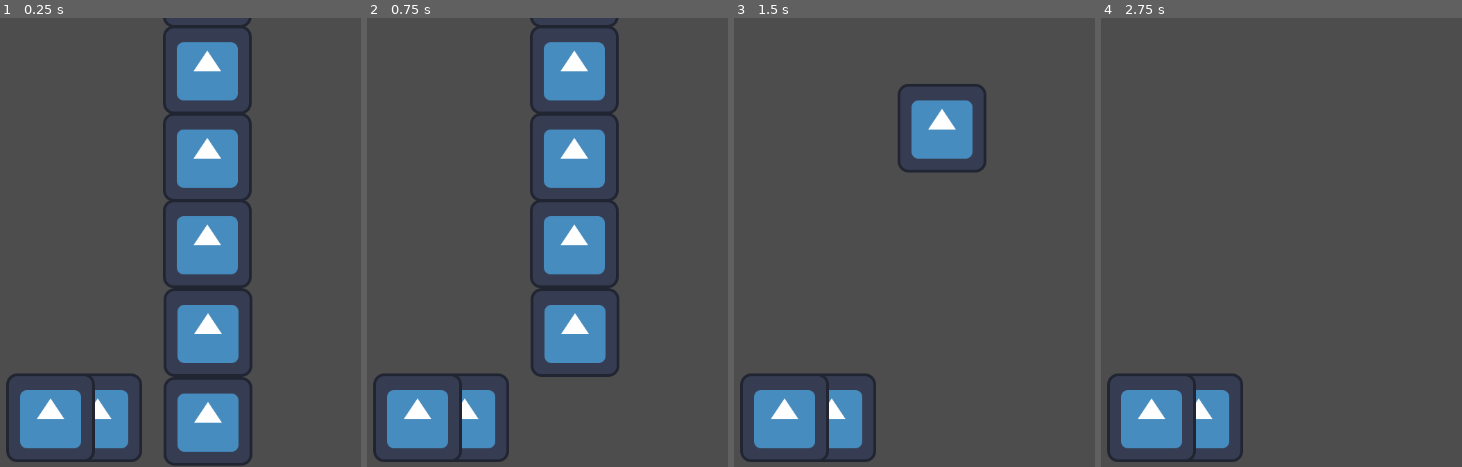
Above: before the commit, frames 1-4 (left to right).
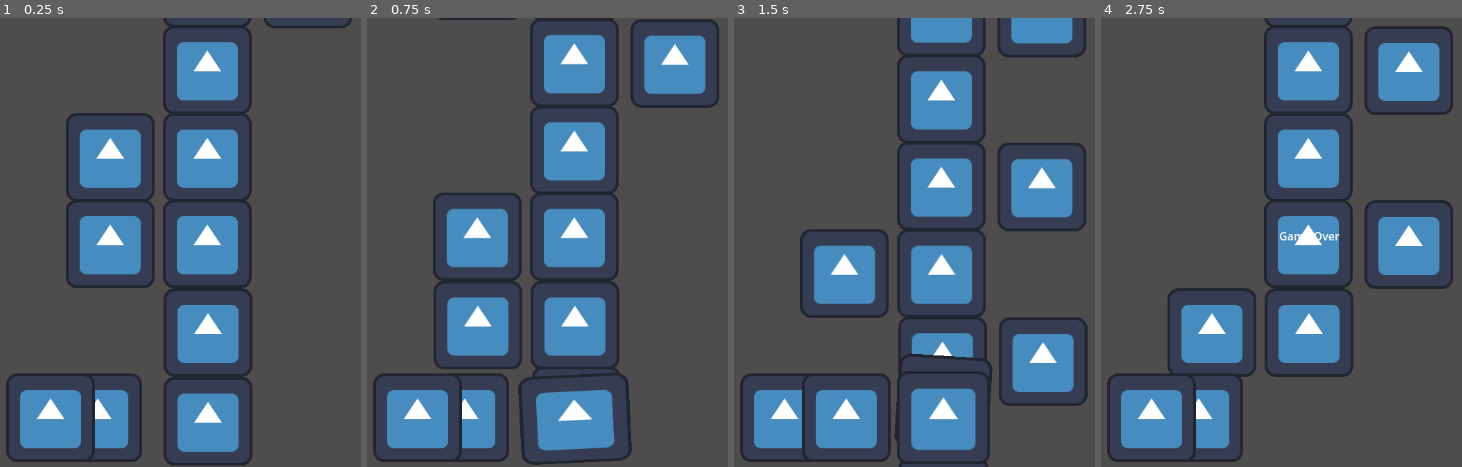
Above: after the commit, the same moments.

Repository: giovanemachado/timbergdtman
Game: Godot game, scene res://src/Main.tscn
Two runs of this game, one before a commit and one after it. Both use one fixed random seed, a clock stepped at 60 frames per second and the inputs below. The engine's default icon, where the game draws it, is replaced by a stand-in: a white triangle on a blue panel in a dark square.
Inputs:
- Up to frame 1 (0.25 s): no input
- Up to frame 2 (0.75 s): tap Enter at 0.5 s; hold D (cut_right) from 0.53 s (still down)
- Up to frame 3 (1.5 s): release D (cut_right) at 1.28 s; hold A (cut_left) from 1.28 s (still down)
- Up to frame 4 (2.75 s): release A (cut_left) at 2.03 s; hold D (cut_right) from 2.03 s (still down)

The runs differ from the first frame. In frame 1, 5.8% of the frame differs, in the area x 18-98%, y 0-61%; in frame 2, 17%; in frame 3, 26%, in the area x 18-99%, y 0-100%; in frame 4, 19%.
Error before the commit: Invalid access of index '0' on a base object of type: 'Array'. (res://src/tree/tree.gd:35)

Commit message:
add game over, fix branchs spawn

Diff:
--- a/src/Main.tscn
+++ b/src/Main.tscn
@@ -1,9 +1,10 @@
-[gd_scene load_steps=5 format=3 uid="uid://bh45mhydyuxn7"]
+[gd_scene load_steps=6 format=3 uid="uid://bh45mhydyuxn7"]
 
 [ext_resource type="Script" path="res://src/tree/tree.gd" id="1_cqndx"]
 [ext_resource type="PackedScene" uid="uid://dg7cfeaaojmya" path="res://src/tree/TreeTuck.tscn" id="2_6myp2"]
 [ext_resource type="Script" path="res://src/player/player.gd" id="3_n0jcn"]
 [ext_resource type="Texture2D" uid="uid://d0ip05whua6kq" path="res://icon.svg" id="4_p54rr"]
+[ext_resource type="Script" path="res://src/ui.gd" id="5_ag6r4"]
 
 [node name="Main" type="Node2D"]
 metadata/_edit_vertical_guides_ = [561.0]
@@ -22,24 +23,30 @@
 
 [node name="TreeTuck" parent="Tree" instance=ExtResource("2_6myp2")]
 position = Vector2(558, 584)
+branch_side = 2
 
 [node name="TreeTuck2" parent="Tree" instance=ExtResource("2_6myp2")]
 position = Vector2(558, 456)
+branch_side = 2
 
 [node name="TreeTuck3" parent="Tree" instance=ExtResource("2_6myp2")]
 position = Vector2(557, 328)
+branch_side = 1
 
 [node name="TreeTuck4" parent="Tree" instance=ExtResource("2_6myp2")]
 position = Vector2(557, 203)
+branch_side = 1
 
 [node name="TreeTuck5" parent="Tree" instance=ExtResource("2_6myp2")]
 position = Vector2(557, 77)
+branch_side = 2
 
 [node name="TreeTuck6" parent="Tree" instance=ExtResource("2_6myp2")]
 position = Vector2(557, -48)
 
 [node name="TreeTuck7" parent="Tree" instance=ExtResource("2_6myp2")]
 position = Vector2(557, -174)
+branch_side = 1
 
 [node name="Timer" type="Timer" parent="Tree"]
 one_shot = true
@@ -57,5 +64,16 @@
 
 [node name="AnimationPlayer" type="AnimationPlayer" parent="Player"]
 
+[node name="UI" type="Node2D" parent="."]
+script = ExtResource("5_ag6r4")
+
+[node name="GameOverText" type="RichTextLabel" parent="UI"]
+offset_left = 515.0
+offset_top = 303.0
+offset_right = 631.0
+offset_bottom = 335.0
+text = "Game Over"
+scroll_active = false
+
 [connection signal="timeout" from="Tree/Timer" to="Tree" method="_on_timer_timeout"]
 [connection signal="hit" from="Player" to="Tree" method="_on_player_hit"]
--- a/src/globals.gd
+++ b/src/globals.gd
@@ -1,6 +1,8 @@
 extends Node
 
 enum HitSide {RIGHT, LEFT}
+
+enum BranchSide {RIGHT, LEFT, NONE}
 
 const TREE_TUCK_ANIMATIONS_NAMES = {
 		HIT = 'correct-hit',
--- a/src/signal_bus.gd
+++ b/src/signal_bus.gd
@@ -1,3 +1,3 @@
 extends Node
 
-#signal _on_tree_tuck_animation_finished(anim_name)
+signal game_over
--- a/src/tree/TreeTuck.tscn
+++ b/src/tree/TreeTuck.tscn
@@ -53,10 +53,10 @@
 tracks/0/interp = 1
 tracks/0/loop_wrap = true
 tracks/0/keys = {
-"times": PackedFloat32Array(0.1, 0.148334, 0.196055, 0.331699, 0.463718, 0.591058, 0.592404),
-"transitions": PackedFloat32Array(1, 1, 1, 1, 1, 1, 1),
+"times": PackedFloat32Array(0.1, 0.148334, 0.196055, 0.331699, 0.463718, 0.591058),
+"transitions": PackedFloat32Array(1, 1, 1, 1, 1, 1),
 "update": 0,
-"values": [Vector2(0, 0), Vector2(0, 8), Vector2(0, -22), Vector2(0, -22), Vector2(0, 110), Vector2(0, 110), Vector2(0, 100)]
+"values": [Vector2(0, 0), Vector2(0, 8), Vector2(0, -22), Vector2(0, -22), Vector2(0, 110), Vector2(0, 200)]
 }
 tracks/1/type = "value"
 tracks/1/imported = false
@@ -65,10 +65,10 @@
 tracks/1/interp = 1
 tracks/1/loop_wrap = true
 tracks/1/keys = {
-"times": PackedFloat32Array(0.1, 0.148334, 0.196055, 0.331699, 0.463718, 0.591058, 0.592404),
-"transitions": PackedFloat32Array(1, 1, 1, 1, 1, 1, 1),
+"times": PackedFloat32Array(0.1, 0.148334, 0.196055, 0.331699, 0.463718, 0.591058),
+"transitions": PackedFloat32Array(1, 1, 1, 1, 1, 1),
 "update": 0,
-"values": [0.0, 0.0, -0.126137, 0.240855, 0.0, 0.0, 0.0]
+"values": [0.0, 0.0, -0.126137, 0.240855, 0.0, 0.0]
 }
 tracks/2/type = "value"
 tracks/2/imported = false
@@ -77,10 +77,10 @@
 tracks/2/interp = 1
 tracks/2/loop_wrap = true
 tracks/2/keys = {
-"times": PackedFloat32Array(0.1, 0.148334, 0.196055, 0.331699, 0.463718, 0.591058, 0.592404),
-"transitions": PackedFloat32Array(1, 1, 1, 1, 1, 1, 1),
+"times": PackedFloat32Array(0.1, 0.148334, 0.196055, 0.331699, 0.463718, 0.591058),
+"transitions": PackedFloat32Array(1, 1, 1, 1, 1, 1),
 "update": 0,
-"values": [Vector2(1.0532, 1.0532), Vector2(1.36544, 0.955445), Vector2(1.0532, 1.0532), Vector2(1.0532, 1.0532), Vector2(1.0532, 1.0532), Vector2(0.8132, 1.0532), Vector2(1.0532, 1.0532)]
+"values": [Vector2(1.0532, 1.0532), Vector2(1.36544, 0.955445), Vector2(1.0532, 1.0532), Vector2(1.0532, 1.0532), Vector2(1.0532, 1.0532), Vector2(0.8132, 1.0532)]
 }
 
 [sub_resource type="Animation" id="Animation_h6m2x"]
@@ -159,4 +159,13 @@
 "": SubResource("AnimationLibrary_ewc1w")
 }
 
+[node name="Branch" type="Sprite2D" parent="."]
+texture = ExtResource("2_r1nb2")
+
+[node name="RightBranchPosition" type="Marker2D" parent="."]
+position = Vector2(145, 1)
+
+[node name="LeftBranchPosition" type="Marker2D" parent="."]
+position = Vector2(-140, 0)
+
 [connection signal="animation_finished" from="Sprite/AnimationPlayer" to="." method="_on_animation_player_animation_finished"]
--- a/src/tree/tree.gd
+++ b/src/tree/tree.gd
@@ -12,12 +12,9 @@
 
 const HIT_COOLDOWN = 0.2
 
-## Called when the node enters the scene tree for the first time.
-#func _ready():
-#	SignalBus._on_tree_tuck_animation_finished.connect(self._on_tree_tuck_animation_finished)
-
 func _ready():
 	timer.wait_time = HIT_COOLDOWN
+	SignalBus.game_over.connect(_on_game_over)
 
 func _on_player_hit(side):
 	if !can_hit:
@@ -26,17 +23,23 @@
 	can_hit = false
 
 	timer.start()
-	print("timestart")
 
 	tucks[0].hit()
-	tucks[0].queue_free()
 	tucks.remove_at(0)
 
 	if check_branch_side(tucks[0], side):
-		print("Game Over")
+		SignalBus.emit_signal("game_over")
 		return
 
 	update_all_tucks()
+
+func _on_game_over():
+	print("yeh")
+	timer.stop()
+	can_hit = false
+
+func _on_timer_timeout():
+	can_hit = true
 
 func update_all_tucks():
 	var i = 0
@@ -52,21 +55,9 @@
 	var new_tree_tuck = tree_tuck.instantiate()
 	add_child(new_tree_tuck)
 	new_tree_tuck.position = tree_spawn
+	new_tree_tuck.update_branch_side(Globals.BranchSide.values()[randi() % Globals.BranchSide.size()])
 	tucks.append(new_tree_tuck)
 
 func check_branch_side(tuck, side):
 	var branch_side = tuck.get("branch_side")
 	return branch_side == side
-
-func _on_tree_tuck_animation_finished(anim_name):
-	if anim_name != Globals.TREE_TUCK_ANIMATIONS_NAMES.HIT:
-		return
-
-	can_hit = true
-	tucks[0].queue_free()
-	tucks.remove_at(0)
-
-
-func _on_timer_timeout():
-	can_hit = true
-	print("timeout")
--- a/src/tree/tree_tuck.gd
+++ b/src/tree/tree_tuck.gd
@@ -1,43 +1,57 @@
 extends Node2D
 
-enum BranchSide {RIGHT, LEFT, NONE}
+@export var branch_side: Globals.BranchSide
+@onready var anim: AnimationPlayer = $Sprite/AnimationPlayer
 
-@export var branch_side: BranchSide
-@onready var anim: AnimationPlayer = $Sprite/AnimationPlayer
+@onready var right_branch_position = $RightBranchPosition.position
+@onready var left_branch_position = $LeftBranchPosition.position
+@onready var branch = $Branch
 
 var should_move = false
 var destiny_position = null
 var original_position = null
 
+var timing_to_move = 0.0
+var movement_speed = 5
+var distance_to_stop_move = 0.1
+
 # Called when the node enters the scene tree for the first time.
 func _ready():
-	branch_side = BranchSide.RIGHT
-
-var t = 0.0
+	update_branch_side(branch_side)
 
 func _physics_process(delta):
 	if !should_move:
 		return
 
-	t += delta * 5
-	position = original_position.lerp(destiny_position, t)
+	timing_to_move += delta * movement_speed
+	position = original_position.lerp(destiny_position, timing_to_move)
 
-	if position.distance_to(destiny_position) < 0.1:
-		t = 0.0
+	if position.distance_to(destiny_position) < distance_to_stop_move:
+		timing_to_move = 0.0
 		should_move = false
 
 func hit():
+	z_index = 1
 	anim.play(Globals.TREE_TUCK_ANIMATIONS_NAMES.HIT)
-
-
-# moving things by animtion, that's a bad idea
-func move_down():
-	anim.play(Globals.TREE_TUCK_ANIMATIONS_NAMES.MOVE)
 
 func move_to(final_position):
 	destiny_position = final_position
 	original_position = get_position()
 	should_move = true
 #
-#func _on_animation_player_animation_finished(anim_name):
-#	SignalBus.emit_signal("_on_tree_tuck_animation_finished", anim_name)
+func _on_animation_player_animation_finished(anim_name):
+	if anim_name!= Globals.TREE_TUCK_ANIMATIONS_NAMES.HIT:
+		return
+
+	queue_free()
+
+func update_branch_side(new_branch_side):
+	branch_side = new_branch_side
+	if branch_side == Globals.BranchSide.NONE:
+		branch.queue_free()
+
+	if branch_side == Globals.BranchSide.RIGHT:
+		branch.position = right_branch_position
+
+	if branch_side == Globals.BranchSide.LEFT:
+		branch.position = left_branch_position
--- /dev/null
+++ b/src/ui.gd
@@ -0,0 +1,9 @@
+extends Node2D
+
+
+func _ready():
+	SignalBus.game_over.connect(_on_game_over)
+	$GameOverText.hide()
+
+func _on_game_over():
+	$GameOverText.show()
Not shown, changed: README.md
